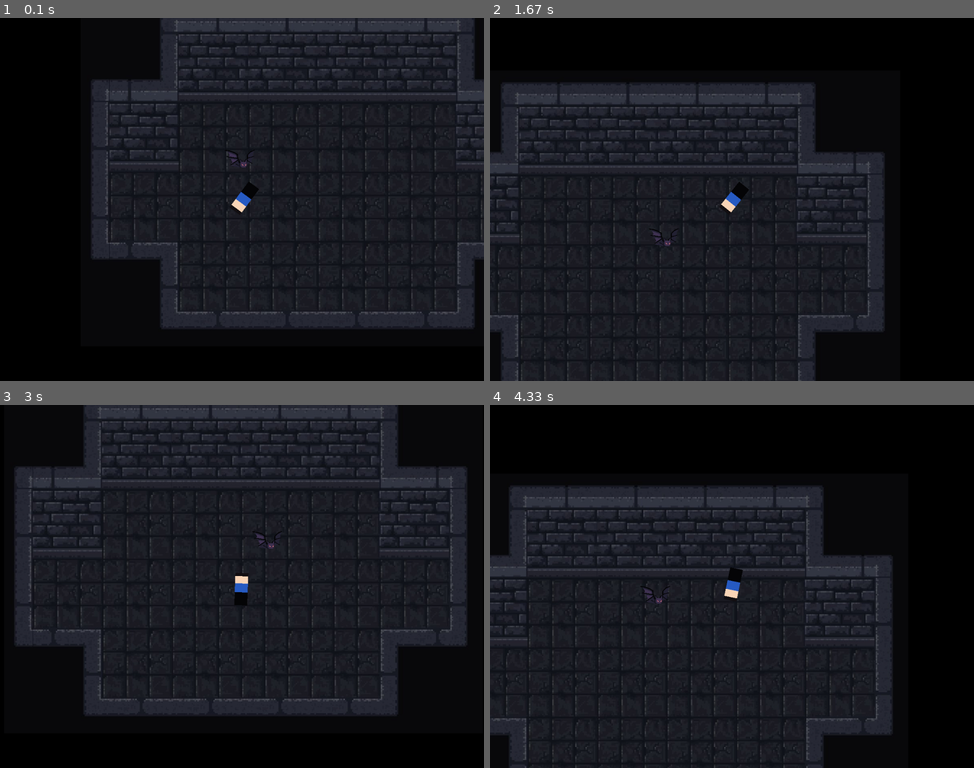
Above: before the commit, frames 1-4 (two rows, left to right).
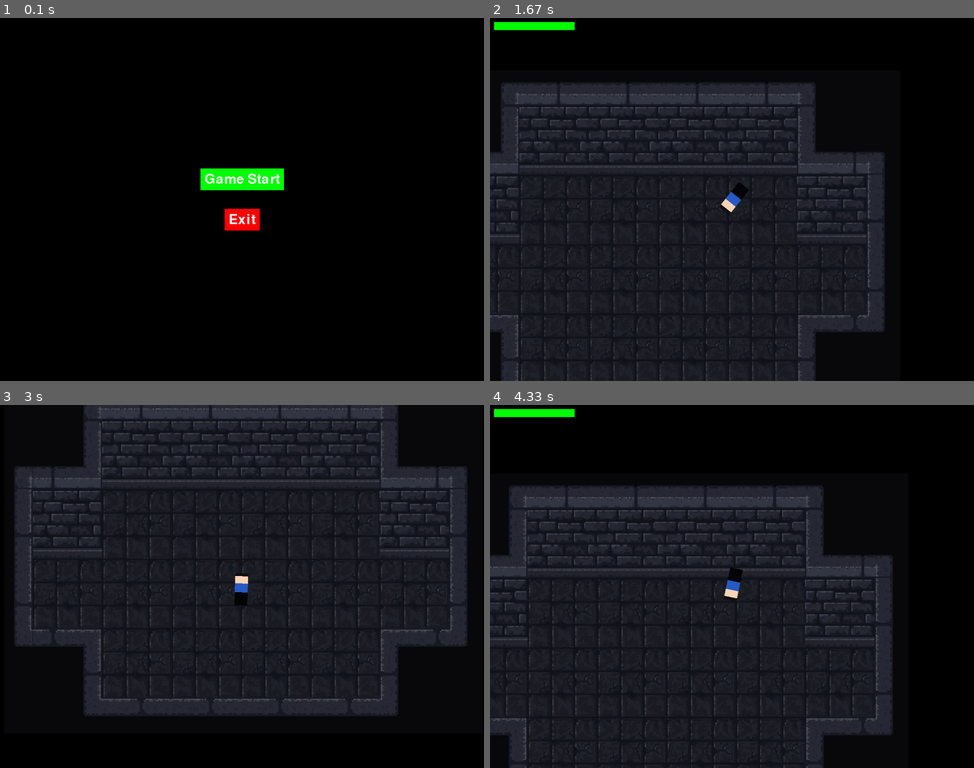
Above: after the commit, the same moments.

Repository: Seo-BJ/PyGame-TermProject
Game: pygame game, started from GameManager.py
Two runs of this game, one before a commit and one after it. Both use one fixed random seed, a clock stepped at 60 frames per second and the inputs below.
Inputs (mouse positions are in pixels of both pictures, inside the frame that each line leads up to):
- Up to frame 1 (0.1 s): no input
- Up to frame 2 (1.67 s): press the mouse at (732, 177) at 0.37 s; move the mouse to (785, 184) at 0.47 s; release the mouse at (843, 192) at 0.6 s; hold D 0.67-1.13 s; move the mouse to (712, 101) at 0.7 s; hold W 1.17-1.47 s; move the mouse to (693, 184) at 1.2 s; hold D from 1.5 s (still down); move the mouse to (572, 72) at 1.53 s
- Up to frame 3 (3 s): release D at 1.97 s; hold A 2-2.53 s; move the mouse to (275, 503) at 2.03 s; hold S 2.57-2.87 s; move the mouse to (300, 561) at 2.6 s; hold A from 2.9 s (still down); move the mouse to (338, 590) at 2.93 s
- Up to frame 4 (4.33 s): release A at 3.3 s; hold W 3.33-3.7 s; move the mouse to (654, 466) at 3.37 s; hold D from 3.73 s (still down); move the mouse to (567, 550) at 3.77 s

The runs differ from the first frame. In frame 1, 61% of the frame differs, in the area x 18-100%, y 0-86%; in frame 2, 0.5%; in frame 3, less than 0.1%; in frame 4, 0.5%.

Commit message:
기본적인 UI들 추가
Game Start, Exit, Restart 추가

Diff:
--- a/GameManager.py
+++ b/GameManager.py
@@ -4,6 +4,7 @@
 from gameSetting import *
 from player import Player
 from projectile import Projectile
+from menu import Menu
 #from enemy import *
 
 # Initialize pygame
@@ -13,11 +14,17 @@
 WHITE = (255, 255, 255)
 GREEN = (0, 255, 0)
 BLACK = (0, 0, 0)
+RED = (255, 0, 0)
+
 # Set up the display
 screen = pygame.display.set_mode((WIDTH, HEIGHT))
 pygame.display.set_caption("Top Down Shooter")
 clock = pygame.time.Clock()
 
+# Create Menu instance and start with the main menu
+menu = Menu(screen)
+menu.start_menu()
+
 # Player settings
 player_size = 50
 player_pos = [WIDTH // 2, HEIGHT // 2]
@@ -37,7 +44,44 @@
 background = pygame.image.load("background.png").convert()
 
 
-
+# UI
+
+def draw_health_bar(screen, pos, size, border_color, inner_color, current, max_health):
+    border_rect = pygame.Rect(pos, size)
+    inner_rect = pygame.Rect(pos, (size[0] * (current / max_health), size[1]))
+    pygame.draw.rect(screen, border_color, border_rect, 2)  # Draw border
+    pygame.draw.rect(screen, inner_color, inner_rect)  # Draw inner health bar
+
+# Reset Game
+def reset_game():
+    # Reset player state
+    player.current_hp = player.max_hp
+    player.pos = pygame.math.Vector2(PLAYER_START)
+    player.velocity_x = 0
+    player.velocity_y = 0
+    player.rect.center = player.pos
+
+    # Clear all sprites from groups
+    for group in [all_sprites_group, enemy_group, projectile_group]:
+        for entity in group:
+            entity.kill()  # This will remove the sprite from all groups
+
+    # Reinitialize or reset other game state as necessary
+    # For example, if you have a score or level system, reset it here
+    # score = 0
+    # level = 1
+
+    # Reset the spawn timer for enemies
+    global last_enemy_spawn_time
+    last_enemy_spawn_time = pygame.time.get_ticks()
+
+    # Add the player back to the all_sprites_group
+    all_sprites_group.add(player)
+
+    # Reset any other game state variables here
+    # ...
+
+# ... [Your existing code] ...
 
 def generate_chunk(x, y):
     """ Generate a new chunk at the given (x, y) position """
@@ -115,10 +159,15 @@
 # Player, Camera
 player = Player()
 camera = Camera()
-enemy = Enemy((400, 400))
+#enemy = Enemy((400, 400))
 
 all_sprites_group.add(player)
 
+# Spawn Manage
+last_enemy_spawn_time = pygame.time.get_ticks()
+
+# Game Start before the game loop
+menu.start_menu()
 
 # Game loop
 running = True
@@ -139,10 +188,59 @@
         else:
             player.shoot = False
 
+    # Game Over Event
+    if player.current_hp <= 0:
+        print("Player health is zero, calling game_over")  # Debugging print
+        action = menu.game_over()
+        print(f"Game over action: {action}")  # Debugging print
+        if action == 'exit':
+            running = False
+        elif action == 'restart':
+            reset_game()  # Reset the game state
+            menu.start_menu()  # Show the start menu again
+            running = True  # Set running to True to restart the game loo
+
+    # Enemy Spawn
+    current_time = pygame.time.get_ticks()
+    if current_time - last_enemy_spawn_time > ENEMY_SPAWN_INTERVAL:
+        last_enemy_spawn_time = current_time
+
+        directions = [
+            pygame.math.Vector2(1, 0),  # Right
+            pygame.math.Vector2(1, 1).normalize(),  # Down-Rightds
+            pygame.math.Vector2(0, 1),  # Down
+            pygame.math.Vector2(-1, 1).normalize(), # Down-Left
+            pygame.math.Vector2(-1, 0), # Left
+            pygame.math.Vector2(-1, -1).normalize(),# Up-Left
+            pygame.math.Vector2(0, -1), # Up
+            pygame.math.Vector2(1, -1).normalize(), # Up-Right
+        ]
+
+        for direction in directions:
+            spawn_distance = max(WIDTH, HEIGHT) * 1.5
+            spawn_position = player.pos + direction * spawn_distance
+            enemy = Enemy(spawn_position)
+            #enemy_group.add(enemy)
+            #all_sprites_group.add(enemy)
+
+    # Hit Event
+    hits = pygame.sprite.spritecollide(player, enemy_group, False)
+    if hits:
+        player.take_damage(10)  # Example damage value
+    # UI
+    draw_health_bar(
+        screen,
+        (10, 10),  # Position of the health bar
+        (200, 20),  # Size of the health bar
+        (255, 0, 0),  # Color of the border (red)
+        (0, 255, 0),  # Color of the inner bar (green)
+        player.current_hp,
+        player.max_hp
+    )
     # screen.blit(background, (0,0))
-
     camera.custom_draw()
     all_sprites_group.update()
+
 
 
     # Update the display, Cap the frame rate
--- a/gameSetting.py
+++ b/gameSetting.py
@@ -5,6 +5,7 @@
 # Player Setting
 PLAYER_START = 400, 500
 PLAYER_SPEED = 10
+PLAYER_MAXHP = 100
 
 GUN_OFFXET_X = 45
 GUN_OFFXET_Y = 20
@@ -17,3 +18,4 @@
 
 # Enemy Setting
 ENEMY_SPEED = 4
+ENEMY_SPAWN_INTERVAL = 5000 # 20 seconds
--- /dev/null
+++ b/menu.py
@@ -0,0 +1,67 @@
+import pygame
+import sys
+
+# Define colors
+WHITE = (255, 255, 255)
+GREEN = (0, 255, 0)
+RED = (255, 0, 0)
+
+class Menu:
+    def __init__(self, screen):
+        self.screen = screen
+        self.clock = pygame.time.Clock()
+        self.font = pygame.font.Font(None, 74)
+        self.font_small = pygame.font.Font(None, 50)
+        self.running = True
+
+    def draw_button(self, text, center, action=None):
+        text_render = self.font_small.render(text, True, WHITE)
+        text_rect = text_render.get_rect(center=center)
+        button_rect = text_rect.inflate(20, 20)
+        pygame.draw.rect(self.screen, GREEN if action != "Exit" else RED, button_rect)
+        self.screen.blit(text_render, text_rect)
+        return button_rect
+
+    def start_menu(self):
+        while self.running:
+            self.screen.fill((0, 0, 0))
+            start_button = self.draw_button('Game Start', (self.screen.get_width() // 2, self.screen.get_height() // 2 - 50))
+            exit_button = self.draw_button('Exit', (self.screen.get_width() // 2, self.screen.get_height() // 2 + 50), "Exit")
+
+            for event in pygame.event.get():
+                if event.type == pygame.QUIT:
+                    self.running = False
+                    pygame.quit()
+                    sys.exit()
+                if event.type == pygame.MOUSEBUTTONDOWN:
+                    if start_button.collidepoint(event.pos):
+                        self.running = False
+                    elif exit_button.collidepoint(event.pos):
+                        pygame.quit()
+                        sys.exit()
+
+            pygame.display.update()
+            self.clock.tick(60)
+
+    def game_over(self):
+        self.running = True
+        while self.running:
+            for event in pygame.event.get():
+                if event.type == pygame.QUIT:
+                    self.running = False
+                    return 'exit'
+                if event.type == pygame.MOUSEBUTTONDOWN:
+                    if restart_button.collidepoint(event.pos):
+                        self.running = False
+                        return 'restart'
+                    elif exit_button.collidepoint(event.pos):
+                        self.running = False
+                        return 'exit'
+
+            self.screen.fill((0, 0, 0))  # Make sure this is before drawing anything else
+            self.screen.blit(self.font.render('You Died!', True, RED), (self.screen.get_width() // 2 - 100, self.screen.get_height() // 2 - 100))
+            restart_button = self.draw_button('Restart', (self.screen.get_width() // 2, self.screen.get_height() // 2))
+            exit_button = self.draw_button('Exit', (self.screen.get_width() // 2, self.screen.get_height() // 2 + 100), "Exit")
+
+            pygame.display.update()  # Update the display after drawing
+            self.clock.tick(60)
--- a/player.py
+++ b/player.py
@@ -18,6 +18,10 @@
         self.shoot_cooldown = 0
 
         self.gun_barrel_offset = pygame.math.Vector2(GUN_OFFXET_X, GUN_OFFXET_Y)
+
+        # Player HP
+        self.max_hp = PLAYER_MAXHP
+        self.current_hp = self.max_hp
 
     def player_rotation(self):
         self.mouse_pos = pygame.mouse.get_pos()
@@ -47,11 +51,6 @@
             self.velocity_y /= math.sqrt(2)
             self.velocity_y /= math.sqrt(2)
 
-        if pygame.mouse.get_pressed() == (1, 0, 0):
-            self.shoot = True
-            self.is_shooting()
-        else:
-             self.shoot = False
 
 
     def is_shooting(self):
@@ -62,10 +61,10 @@
 
             return self.projectile
 
-
-
-
-
+    def take_damage(self, amount):
+        self.current_hp -= amount
+        if self.current_hp <= 0:
+            self.current_hp = 0
 
     def move(self):
         self.pos += pygame.math.Vector2(self.velocity_x, self.velocity_y)
